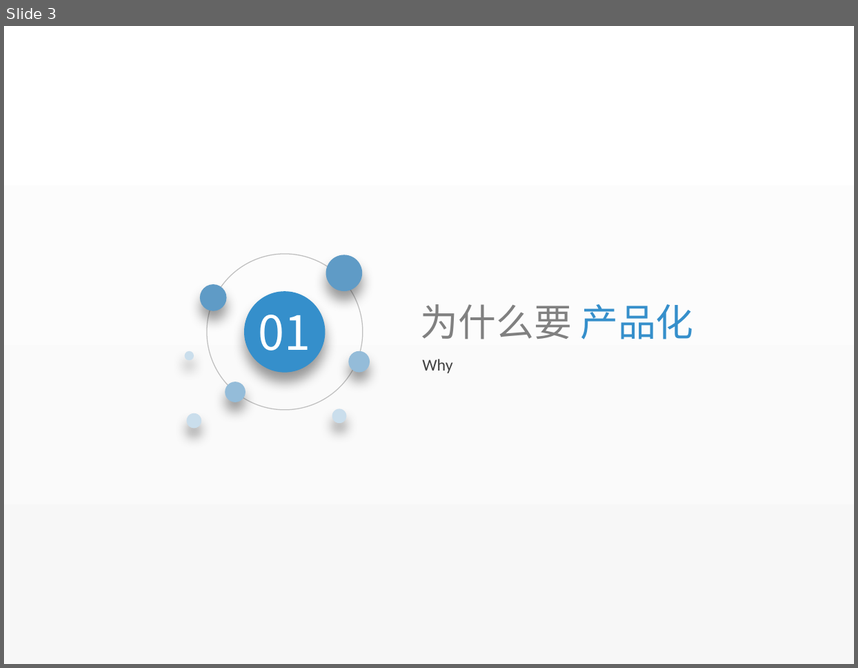
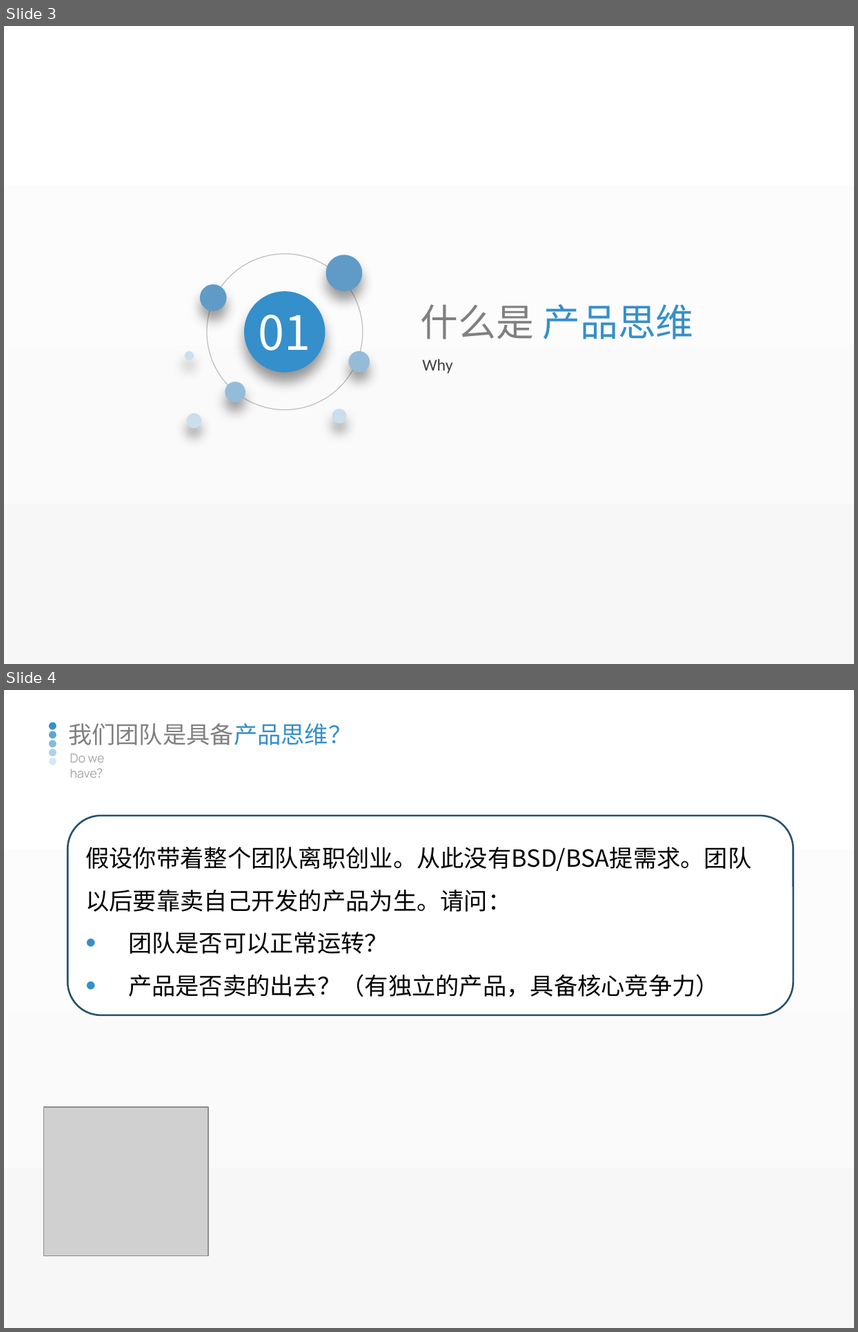
Before and after one commit to watermoonlx/presentation, a slide deck: 20190508-产品化/产品化.pptx. Shown one above the other, each under a label of ours: slide 3 before the commit, slides 3 and 4 after it. The pictures are 858x668 and 858x1332 pixels, drawn with LibreOffice and Linux fonts; fonts in the diff are those of the drawing; grey boxes stand for pictures. Boxes give left, top, right and bottom in pixels: in the first picture for what was removed or moved away, otherwise in the second. Text is boxed around its words. In the diff, an @@ line names an element or a change of style, - is before the commit and + after.

```diff
--- a/20190508-产品化/产品化.pptx
+++ b/20190508-产品化/产品化.pptx
@@ slide 4 added at <box>4,690,854,1328</box>, background gradient #FFFFFF to #F7F7F7 @@
@@ group added at <box>49,722,56,765</box>: 5 ellipses @@
@@ text added at <box>68,723,352,745</box>, 20 pt, text #808080 @@
+我们团队是具备产品思维？
@@ text added at <box>70,753,110,778</box>, 10.5 pt, text #A6A6A6 @@
+Do we have？
@@ rounded rectangle added at <box>67,816,794,1016</box>, fill #FFFFFF, outline #27506E 1.5 pt, 20 pt, text #000000 @@
+假设你带着整个团队离职创业。从此没有BSD/BSA提需求。团队以后要靠卖自己开发的产品为生。请问：
+• 团队是否可以正常运转？
+• 产品是否卖的出去？（有独立的产品，具备核心竞争力）
@@ picture added at <box>43,1107,208,1255</box> @@
@@ slide 3 changed as well @@
@@ text at <box>421,304,694,339</box>: text changed; font Manrope to Noto Sans CJK SC; text colour #808080 to #358FCB @@
-为什么要 产品化
+什么是 产品思维
```
Also in this commit, not shown: 6 other slides changed, 9 other slides added, 8 slides removed, 2 other files.
